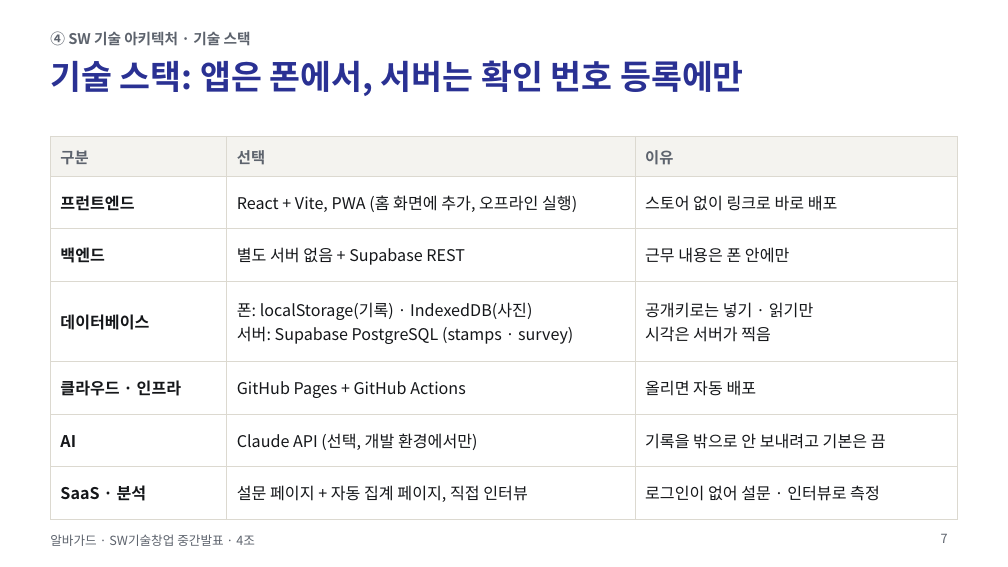
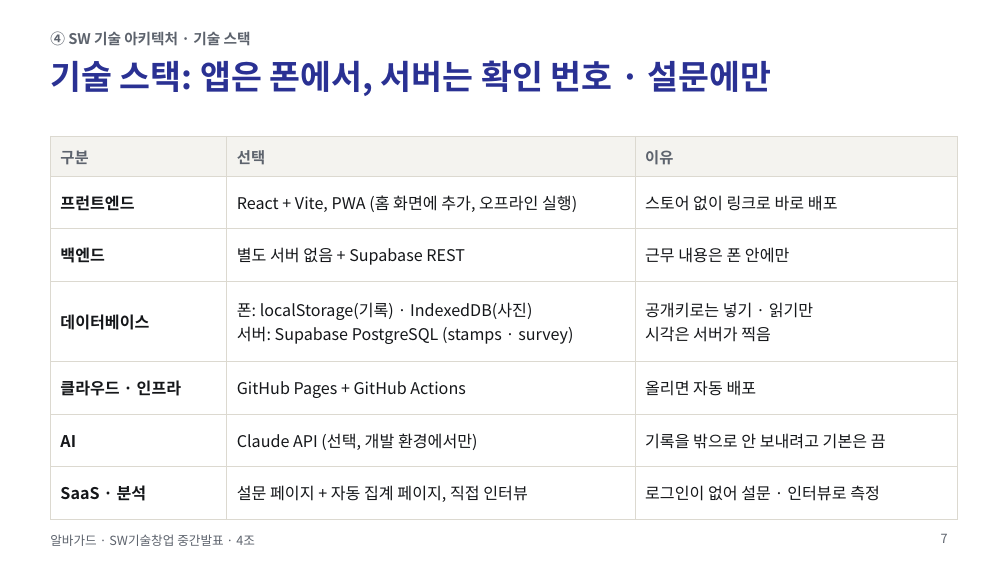
Before and after one commit to jihooni217/albaguard, a slide deck: slide 7 of docs/06_중간발표_PPT.pptx. Drawn at 1008x567 pixels with LibreOffice and Linux fonts; fonts in the diff are those of the drawing. Boxes give left, top, right and bottom in pixels: in the first picture for what was removed or moved away, otherwise in the second. Text is boxed around its words. In the diff, an @@ line names an element or a change of style, - is before the commit and + after.

```diff
--- a/docs/06_중간발표_PPT.pptx
+++ b/docs/06_중간발표_PPT.pptx
@@ title at (x1=50, y1=60, x2=772, y2=96): text changed @@
-기술 스택: 앱은 폰에서, 서버는 확인 번호 등록에만
+기술 스택: 앱은 폰에서, 서버는 확인 번호 · 설문에만
```
Also in this commit, not shown: 8 other slides changed, 1 other file.
